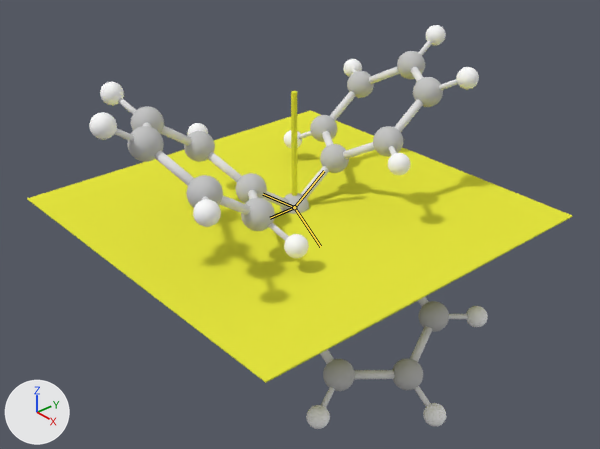
The Blender file Molec-2/Assets/Recursos/Moleculas Blender/C(C6H5)4.blend, before and after one commit.
Both versions are drawn from a 50 mm camera at (11.65, -9.99, 7.87) aimed at (0.2, -0.03, -0.31). Lighting does not change. The marker at lower left points along +X, +Y and +Z. The bones that bend it are drawn over the model as lines.

In view in the first picture: 'Cube', 'molecule'.
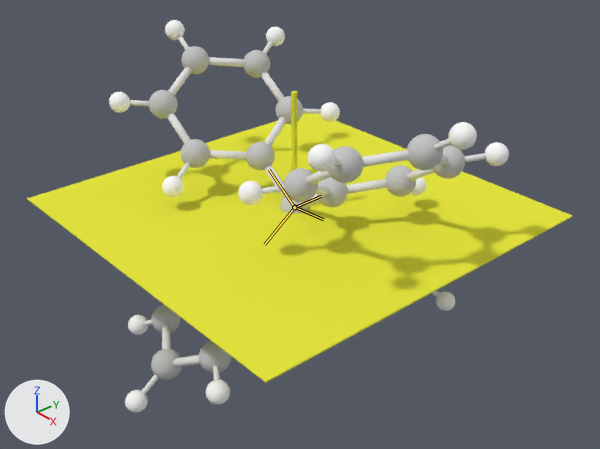
The newer file adds an action. The first version stands in its rest pose; the second is drawn at frame 950 of the action 'ArmatureAction.002'.

What differs and where, as boxes [x1, y1, x2, y2] in the pictures (600 x 449 px):
'molecule', posed
    before: [89, 25, 488, 429]
    after: [109, 20, 509, 413]
bone 'Bone4', root to tip
    before: (294, 207) to (320, 246)
    after: (294, 207) to (321, 196)
bone 'Bone1', root to tip
    before: (294, 207) to (324, 171)
    after: (294, 207) to (323, 219)
bone 'Bone2', root to tip
    before: (294, 207) to (270, 218)
    after: (294, 207) to (269, 169)
bone 'Bone3', root to tip
    before: (294, 207) to (263, 194)
    after: (294, 207) to (264, 244)

What the commit changed:
Bone 'Bone4' (bone_bone4) moves from (0.0, 0.0, 0.0) to (0.0, 0.001, 0.0).
Bone 'Bone4' (bone_bone4) turns from (0, 0, 0) to (-73, -10, 28) degrees about its own x, y and z.
Bone 'Bone1' (bone_bone1) moves from (0.0, 0.0, 0.0) to (-0.004, 0.009, 0.002).
Bone 'Bone1' (bone_bone1) turns from (0, 0, 0) to (0, 30, -70) degrees about its own x, y and z.
Bone 'Bone2' (bone_bone2) moves from (0.0, 0.0, 0.0) to (0.0, -0.001, 0.001).
Bone 'Bone2' (bone_bone2) turns from (0, 0, 0) to (73, -10, -28) degrees about its own x, y and z.
Bone 'Bone3' (bone_bone3) moves from (0.0, 0.0, 0.0) to (-0.003, -0.009, 0.003).
Bone 'Bone3' (bone_bone3) turns from (0, 0, 0) to (0, 30, 70) degrees about its own x, y and z.
